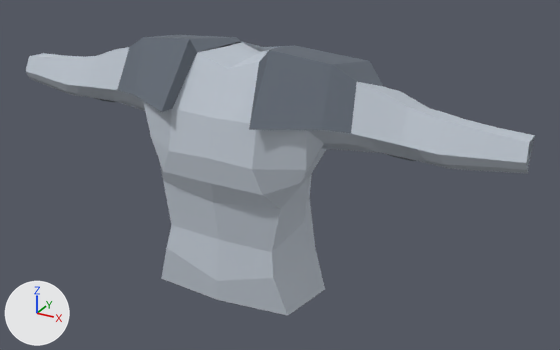
Two versions of the glTF model client/public/assets/equipment/body/SteelPlatebody.glb, one commit apart.
Camera for both pictures: a camera (50 mm lens) standing at (0.831, -1.322, 1.717) and looking at (0.085, 0.035, 1.039). The axes (+X, +Y, +Z) are drawn at lower left. The lights are the same throughout. The first picture is the older version.

Objects in the first picture: 'Platebody'.
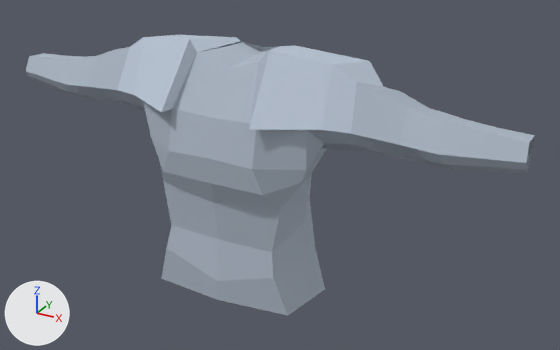
The change, as a diff of the scene's bpy script:
```diff
--- a/client/public/assets/equipment/body/SteelPlatebody.glb.py
+++ b/client/public/assets/equipment/body/SteelPlatebody.glb.py
@@ mat_material_004 @@
 mat_material_004 = principled_material('Material.004')
-mat_material_004.base_color = (0.137, 0.161, 0.196)  # grey #67707a
+mat_material_004.base_color = (0.525, 0.6, 0.71)  # pale blue #c0cbdb
 mat_material_004.roughness = 1.0
```

Pixel boxes (x1, y1, x2, y2) of what changed, in the pictures (560 x 350 px):
'Platebody', recoloured (grey to light grey)
    both: (26, 35, 535, 315)
